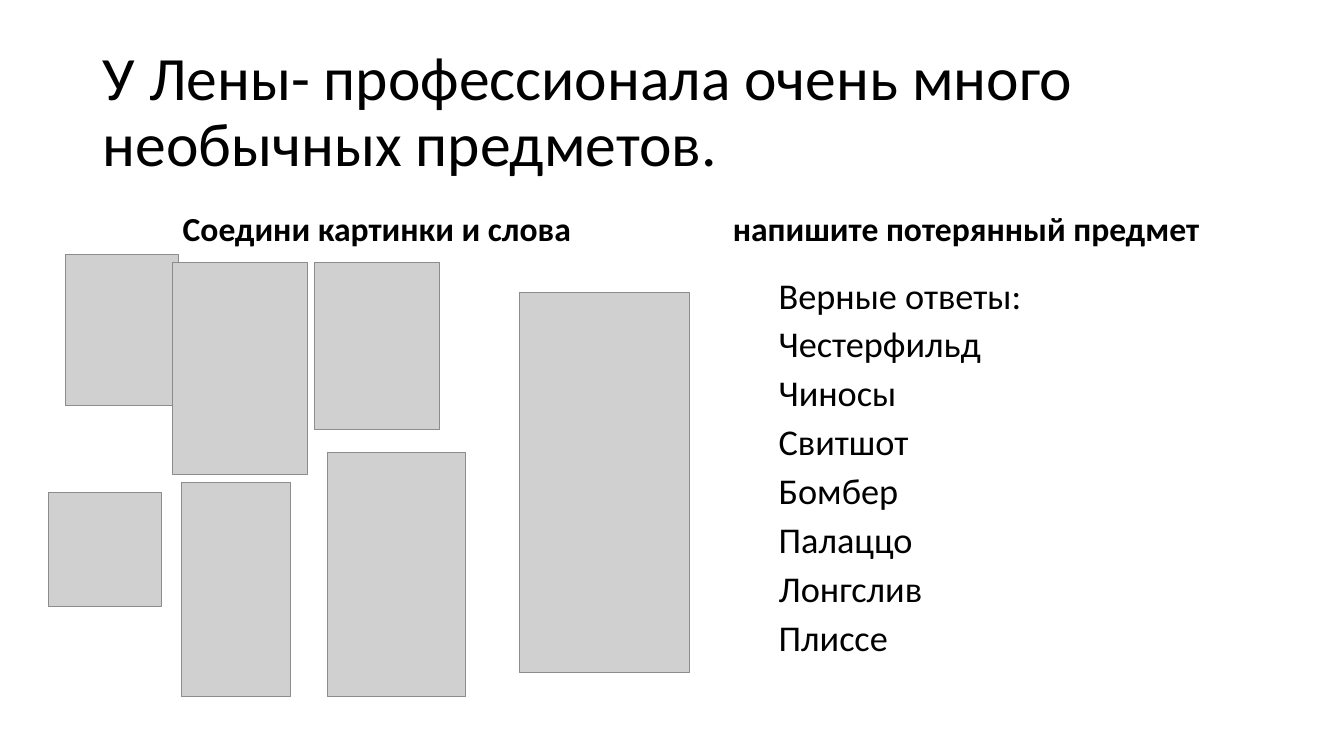
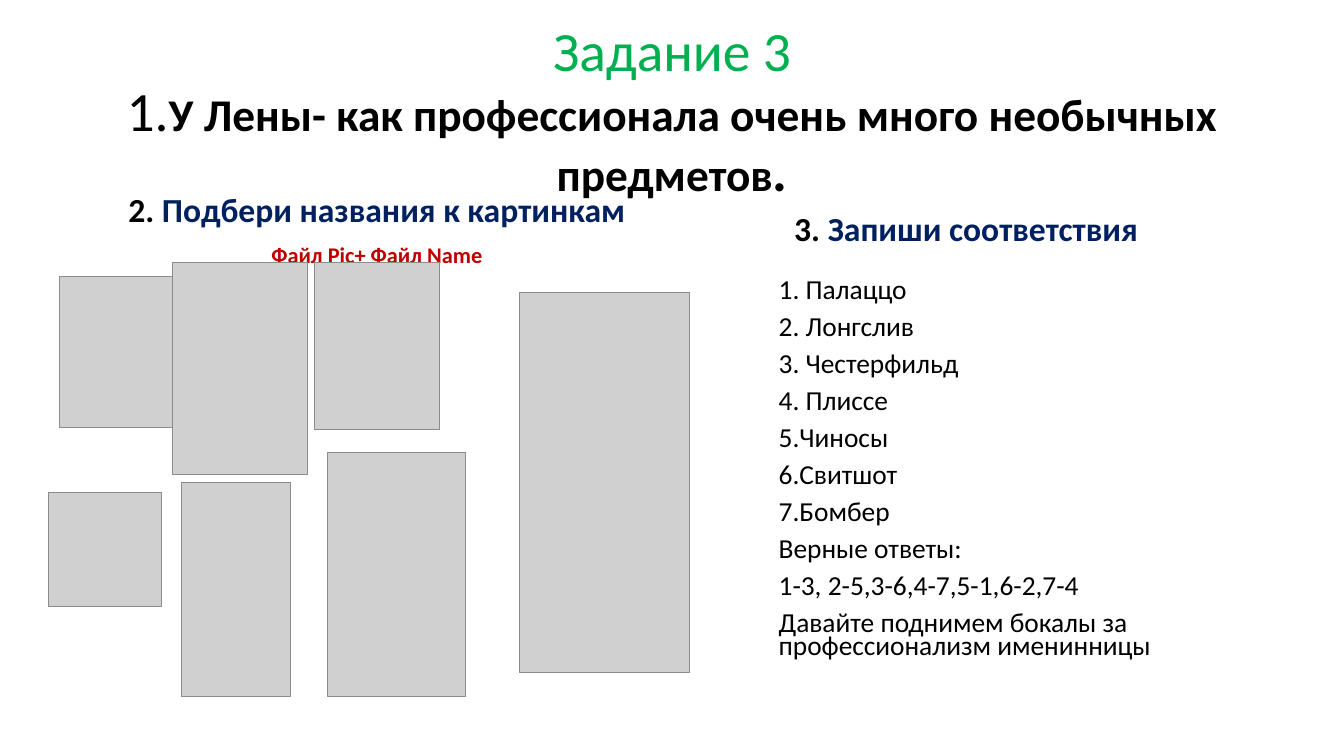
Before and after one commit to vvaassiihhaa/masha, a slide deck: slide 4 of КВЕСТ/Kvest 0504.pptx (slide 3 before the commit). Drawn at 1344x756 pixels with LibreOffice and Linux fonts; fonts in the diff are those of the drawing; grey boxes stand for pictures. Boxes give left, top, right and bottom in pixels: in the first picture for what was removed or moved away, otherwise in the second. Text is boxed around its words. In the diff, an @@ line names an element or a change of style, - is before the commit and + after.

```diff
--- a/КВЕСТ/Kvest 0504.pptx
+++ b/КВЕСТ/Kvest 0504.pptx
@@ title at bbox=[127, 35, 1217, 199]: text changed; size 44 to 32.4 pt; bold on @@
-У Лены- профессионала очень много необычных предметов.
+Задание 3
+1.У Лены- как профессионала очень много необычных предметов.
@@ text at bbox=[128, 195, 625, 269]: text changed; text colour #000000 to #002060 @@
-Соедини картинки и слова
+2. Подбери названия к картинкам
+Файл Pic+ Файл Name
@@ text at bbox=[794, 219, 1138, 242]: text changed; text colour #000000 to #002060 @@
-напишите потерянный предмет
+3. Запиши соответствия
@@ picture: place and size @@
-picture at bbox=[66, 255, 179, 406]
+picture at bbox=[59, 276, 173, 427]
@@ text at bbox=[779, 281, 959, 526]: paragraphs added @@
+1. Палаццо
+2. Лонгслив
+3. Честерфильд
+4. Плиссе
+5.Чиносы
+6.Свитшот
+7.Бомбер
@@ text at bbox=[779, 540, 962, 563]: size 25.9 to 19.6 pt in "Верные ответы:"; line spacing 0.8 to 0.7 @@
@@ text at bbox=[779, 576, 1150, 660]: text changed; size 25.9 to 19.6 pt @@
-Честерфильд
-Чиносы
-Свитшот
-Бомбер
-Палаццо
-Лонгслив
-Плиссе
+1-3, 2-5,3-6,4-7,5-1,6-2,7-4
+Давайте поднимем бокалы за профессионализм именинницы
```
Also in this commit, not shown: 3 other slides changed, 5 slides added, 3 slides removed, 1 other file.
